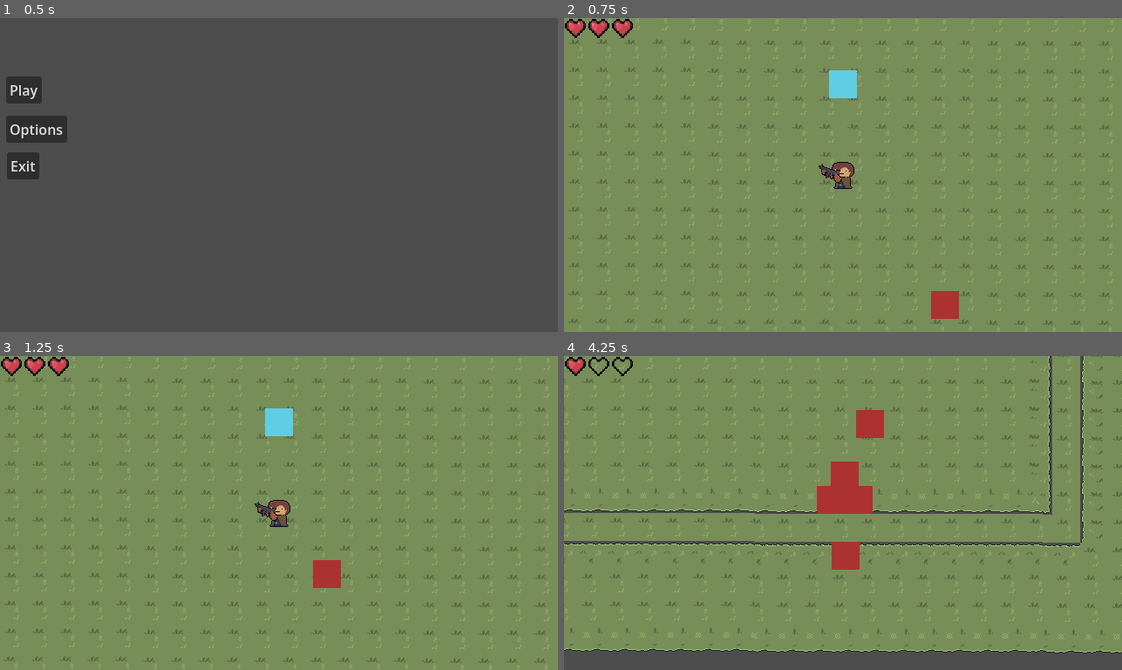
Above: before the commit, frames 1-4 (two rows, left to right).
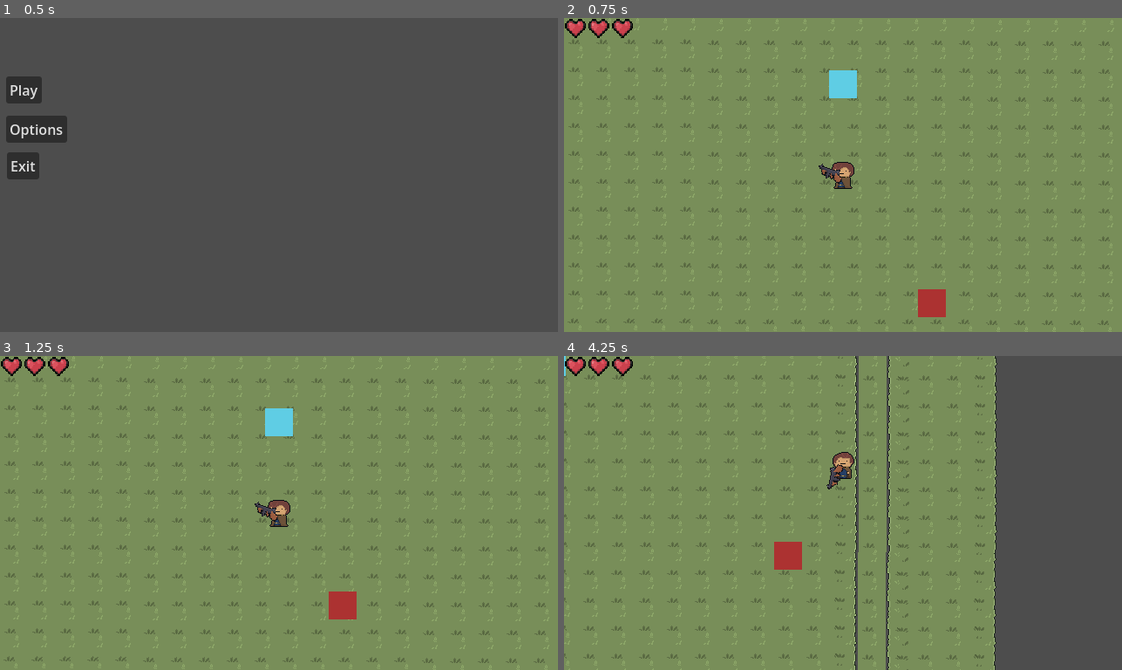
Above: after the commit, the same moments.

Repository: Douuurado/Foreign-lands
Game: Godot game, scene res://systems/core/main.tscn
Same seed, same stepped clock (60 frames per second), same inputs: the game is played once before the commit and once after it.
Inputs (mouse positions are in pixels of both pictures, inside the frame that each line leads up to):
- Up to frame 1 (0.5 s): no input
- Up to frame 2 (0.75 s): click "Play" at 0.5 s
- Up to frame 3 (1.25 s): no input
- Up to frame 4 (4.25 s): move the mouse to (965, 497) at 1.27 s; hold Right (ui_right) 1.28-2.03 s; hold E (interact) 1.28-2.03 s; move the mouse to (731, 528) at 2.02 s; hold Down (ui_down) 2.03-2.78 s; click (731, 528) at 2.1 s; move the mouse to (898, 443) at 2.77 s; hold Right (ui_right) 2.78-3.53 s; hold E (interact) 2.78-3.53 s; move the mouse to (815, 575) at 3.52 s; hold Up (ui_up) from 3.53 s (still down); click (815, 575) at 3.6 s

Frame 1 is identical in both runs. In frame 2, 0.4% of the frame differs, in the area x 63-71%, y 86-96%; in frame 3, 0.9%; in frame 4, 36%, in the area x 0-100%, y 0-100%.

Commit message:
waves att

Diff:
--- a/node_2d.gd
+++ b/node_2d.gd
@@ -1,7 +1,7 @@
 extends Node2D
 
-@export var map_min := Vector2(-385, -385)
-@export var map_max := Vector2(385, 385)
+@export var map_min := Vector2(-317, -355)
+@export var map_max := Vector2(315, 355)
 @export var enemy_scene: PackedScene
 @export var spawn_points: Array[Marker2D]
 @export var spawn_margin := 200
@@ -9,9 +9,6 @@
 
 func spawn_enemy():
 	player = get_tree().get_first_node_in_group("player")
-	print("player =", player)
-	print(get_tree().get_nodes_in_group("player"))
-	print("SPAWNANDO")
 	var enemy = enemy_scene.instantiate()
 	add_child(enemy)
 	enemy.global_position = calculate_spawn_position()
--- a/scenes/enemies/enemy_demo/enemy_demo.gd
+++ b/scenes/enemies/enemy_demo/enemy_demo.gd
@@ -1,7 +1,7 @@
 extends CharacterBody2D
 
 ## Velocidade de deslocamento do inimigo durante a perseguição.
-@export var speed : int = 200
+@export var speed : int = 100
 ## Quantidade máxima de pontos de vida que o inimigo possui.
 @export var max_health : int = 3
 ## Quantidade de dano que este inimigo causa ao atingir o jogador.
--- a/scenes/enemies/enemy_demo/enemy_health_manager.gd
+++ b/scenes/enemies/enemy_demo/enemy_health_manager.gd
@@ -10,8 +10,11 @@
 
 ## Registra um novo inimigo no sistema, associando a instância dele à sua vida máxima inicial.
 func register_enemy(enemy, max_health):
+	print("Registrando:", enemy)
+
 	enemies[enemy] = max_health
 
+	print("Total registrados:", enemies.size())
 ## Aplica uma quantidade de dano a um inimigo registrado e gerencia sua destruição caso a vida acabe.
 func damage_enemy(enemy, amount):
 	# Garante que o inimigo informado ainda existe e está registrado no dicionário
@@ -20,7 +23,8 @@
 
 		# Verifica se os pontos de vida do inimigo chegaram ao fim
 		if enemies[enemy] <= 0:
-			enemy_died.emit()
+			print("MORREU:", enemy)
+			enemy_died.emit(enemy)
 			enemy.queue_free() # Remove o inimigo do cenário e libera a memória
 			enemies.erase(enemy) # Remove o registro do inimigo do dicionário global
 		else:
--- a/systems/core/game.tscn
+++ b/systems/core/game.tscn
@@ -1,7 +1,6 @@
 [gd_scene format=3 uid="uid://bv7shmdcdham2"]
 
 [ext_resource type="Script" uid="uid://cajji5k5ydrgm" path="res://systems/core/game.gd" id="1_e0est"]
-[ext_resource type="PackedScene" uid="uid://cemohmi6tbvp4" path="res://scenes/enemies/enemy_demo/enemy_demo.tscn" id="2_a4aen"]
 [ext_resource type="PackedScene" uid="uid://75k4hphkrib2" path="res://scenes/player/player.tscn" id="3_voaa7"]
 [ext_resource type="PackedScene" uid="uid://mqj21swogplv" path="res://ui/game_screen/game_screen.tscn" id="4_s7ty0"]
 [ext_resource type="PackedScene" uid="uid://c48560254sqge" path="res://ui/pause_menu/pause_menu.tscn" id="5_s6s37"]
@@ -11,13 +10,7 @@
 [node name="Main" type="Node2D" unique_id=390945680]
 script = ExtResource("1_e0est")
 
-[node name="Enemy1" parent="." unique_id=1190441581 instance=ExtResource("2_a4aen")]
-position = Vector2(245, -263)
-
 [node name="Player" parent="." unique_id=139920146 instance=ExtResource("3_voaa7")]
-
-[node name="Enemy2" parent="." unique_id=20301533 instance=ExtResource("2_a4aen")]
-position = Vector2(-230, -257)
 
 [node name="HUD" parent="." unique_id=1312088494 instance=ExtResource("4_s7ty0")]
 
--- a/systems/waves/node.gd
+++ b/systems/waves/node.gd
@@ -4,12 +4,17 @@
 
 var current_wave = 1
 var enemies_alive = 0
+var base_enemies = 1
+var enemies_per_wave = 1
 
-@export var initial_enemies = 10
-@export var extra_per_wave = 2
+
+@export var initial_enemies = 1
+@export var extra_per_wave = 1
 @export var delay_between_waves = 3.0
 @export var spawn_delay = 0.4
 @export var spawn_enemy = 4
+var wave_finished = false
+var waiting_next_wave = false
 
 func _ready():
 	print(spawner)
@@ -19,10 +24,10 @@
 
 func start_wave():
 	var amount = initial_enemies + ((current_wave - 1) * extra_per_wave)
+	enemies_alive = amount
+	wave_finished = false
 
-	enemies_alive = amount
-
-	print("Wave:", current_wave)
+	print("WAVE ", current_wave)
 	print("Inimigos:", amount)
 
 	spawn_wave(amount)
@@ -37,14 +42,21 @@
 func _on_enemy_died(enemy):
 	enemies_alive -= 1
 
-	if enemies_alive <= 0:
+	print("Vivos:", enemies_alive)
+	print("waiting =", waiting_next_wave)
+
+	if enemies_alive <= 0 and not waiting_next_wave:
+		waiting_next_wave = true
 		next_wave()
 
 
 func next_wave():
-	print("Wave completa")
+	print("ENTROU NEXT_WAVE")
 
 	await get_tree().create_timer(delay_between_waves).timeout
 
 	current_wave += 1
+
+	waiting_next_wave = false
+
 	start_wave()
